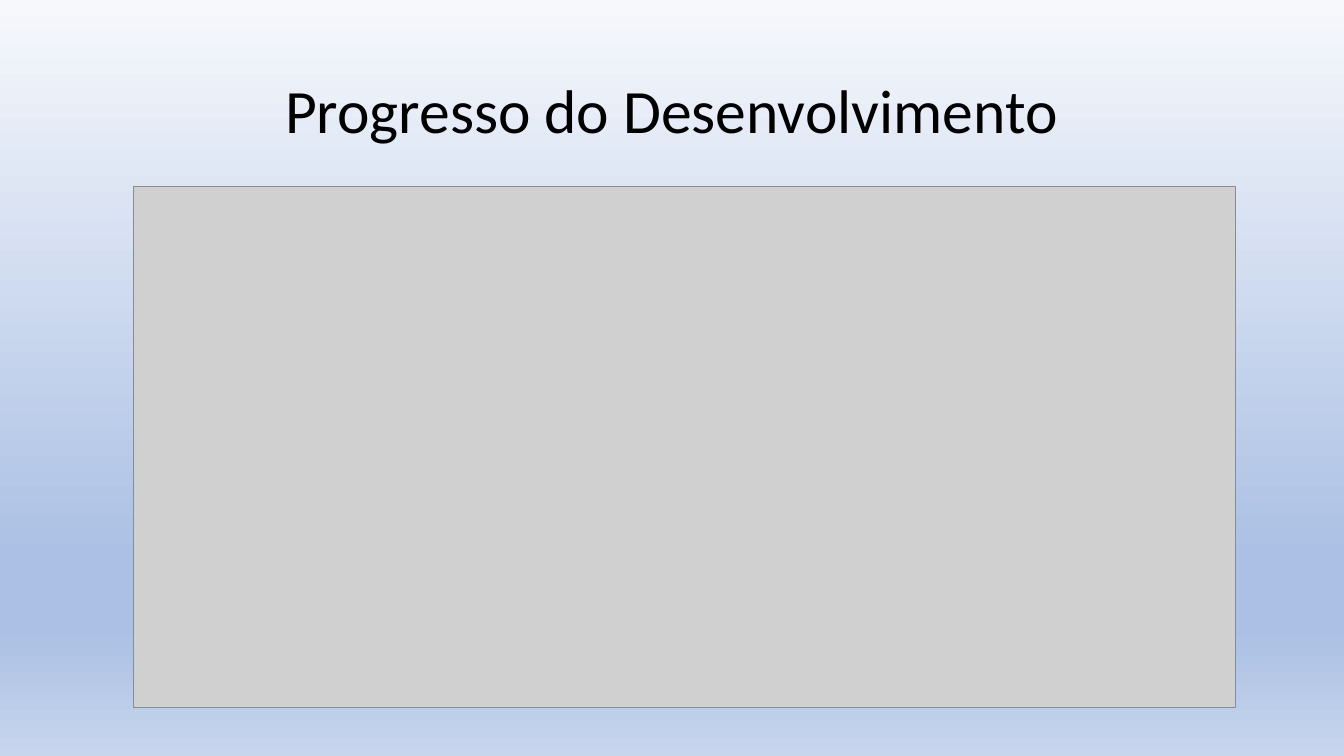
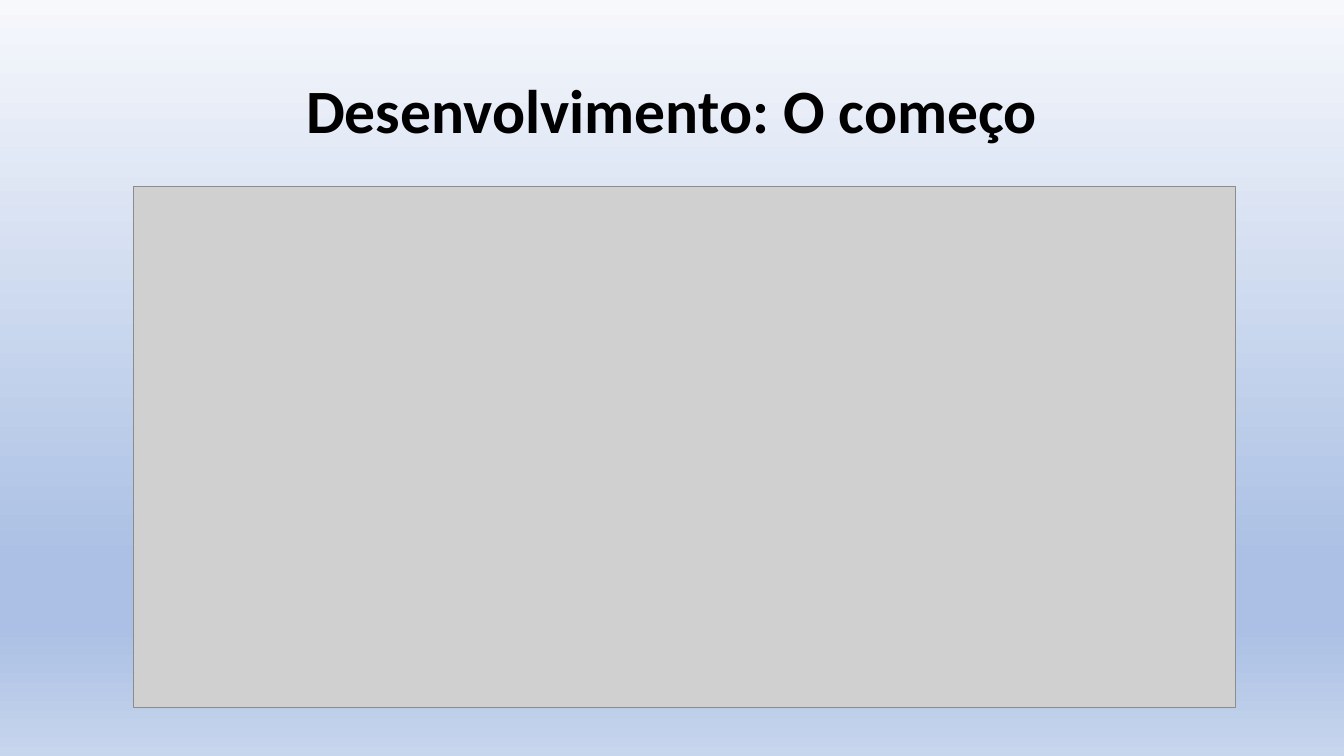
Before and after one commit to bprates10/banda-mestra-web, a slide deck: slide 13 of Banda Mestra Ap1.pptx (slide 12 before the commit). Drawn at 1344x756 pixels with LibreOffice and Linux fonts; fonts in the diff are those of the drawing; grey boxes stand for pictures. Boxes give left, top, right and bottom in pixels: in the first picture for what was removed or moved away, otherwise in the second. Text is boxed around its words. In the diff, an @@ line names an element or a change of style, - is before the commit and + after.

```diff
--- a/Banda Mestra Ap1.pptx
+++ b/Banda Mestra Ap1.pptx
@@ title at bbox=[306, 89, 1037, 144]: text changed; bold on @@
-Progresso do Desenvolvimento
+Desenvolvimento: O começo
```
Also in this commit, not shown: 9 other slides changed, 6 slides added, 1 slide removed, 6 other files.
